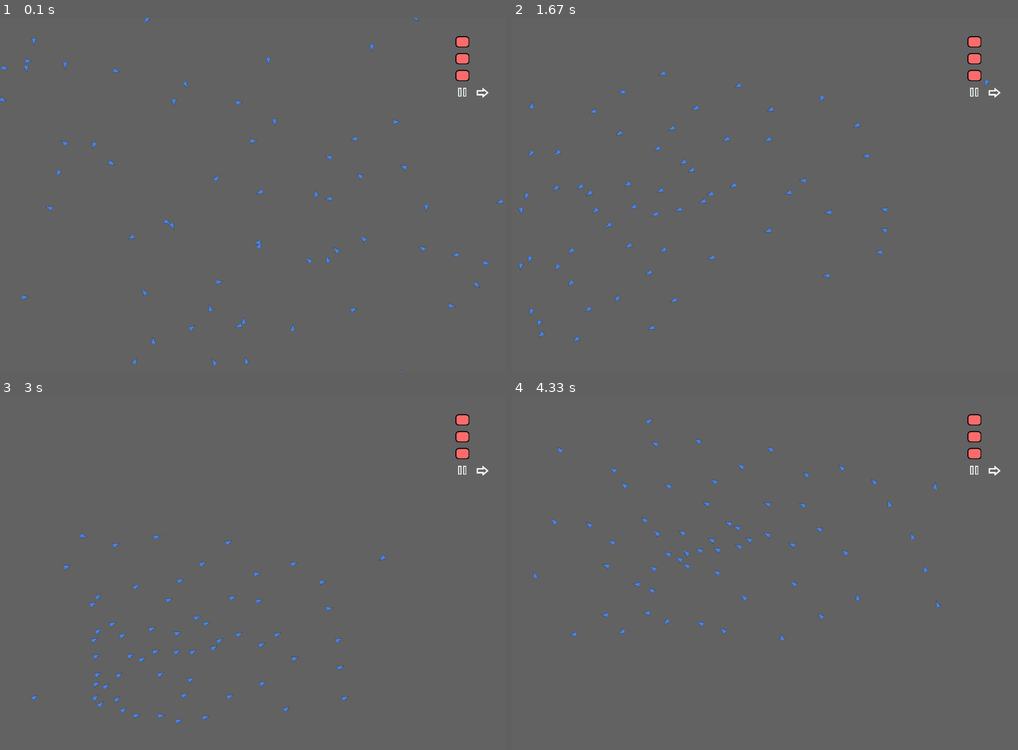
Above: before the commit, frames 1-4 (two rows, left to right).
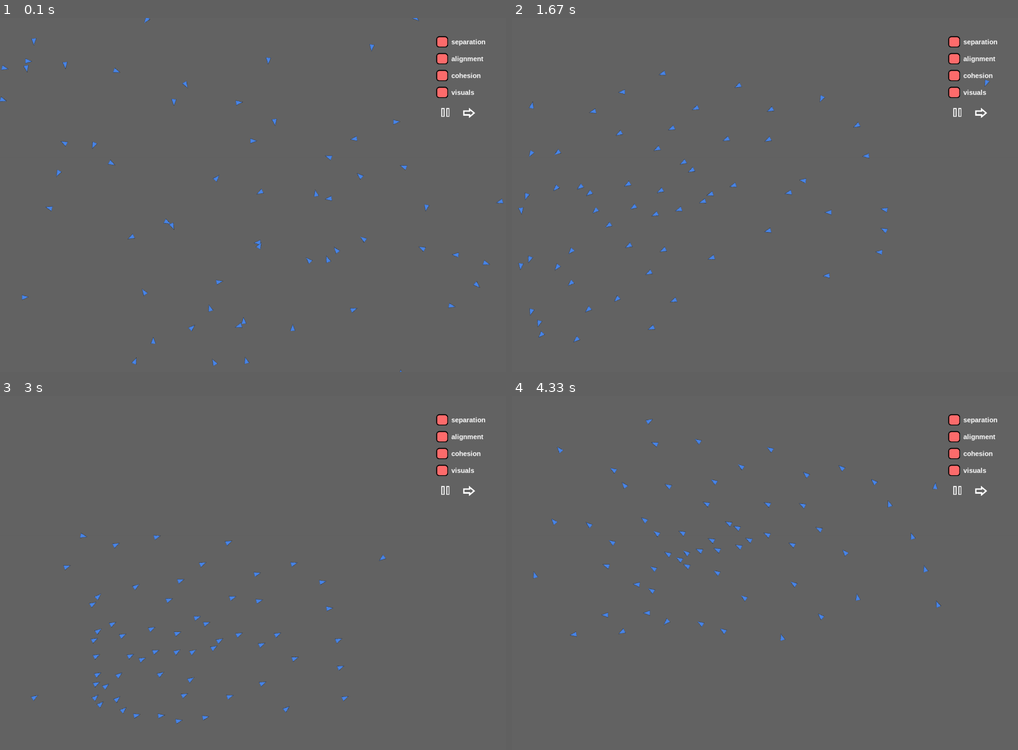
Above: after the commit, the same moments.

Repository: agmui/random_stuff
Game: pygame game, started from birbs/better_birbs/window.py
The game is run twice, just before and just after one commit, with the same random seed, the same clock (stepped at 60 frames per second) and the same inputs.
Inputs (mouse positions are in pixels of both pictures, inside the frame that each line leads up to):
- Up to frame 1 (0.1 s): no input
- Up to frame 2 (1.67 s): click (765, 195) at 0.38 s
- Up to frame 3 (3 s): no input
- Up to frame 4 (4.33 s): no input

The runs differ from the first frame. In frame 1, 0.8% of the frame differs, in the area x 86-97%, y 5-29%; in frame 2, 0.8%; in frame 3, 0.8%; in frame 4, 0.8%.

Commit message:
added text to gui

Diff:
--- a/birbs/better_birbs/birb.py
+++ b/birbs/better_birbs/birb.py
@@ -7,7 +7,7 @@
 WINDOW_WIDTH = 1500  # 800
 WINDOW_HEIGHT = 1050  # 690
 circlePos = 0, 0
-filters = [True, True, True]
+filters = [True, True, True, True]
 
 """
      90
--- a/birbs/better_birbs/window.py
+++ b/birbs/better_birbs/window.py
@@ -49,20 +49,27 @@
 def moveAllBirbs():
     for i in sprite_group:
         i.moveBy(birb.birb_list)
+        i.rotate(birb.birb_list)
         if viswals:
             for j in sight_group:
                 j.moveBy(birb.birb_list)
-        i.rotate(birb.birb_list)
+                j.rotate(birb.birb_list)
     # circle.rect.center = birb.circlePos  # ts------------
 
 
 class Gui(pygame.sprite.Sprite):
-    def __init__(self, image, altImg, scale, position):
+    def __init__(self, image, altImg, scale, position, text='', textPos=(45, 5)):
         pygame.sprite.Sprite.__init__(self)
         self.image = pygame.transform.scale(pygame.image.load(image), scale)
         self.altImg = pygame.transform.scale(pygame.image.load(altImg), scale) if altImg != False else 0
         self.mask = pygame.mask.from_surface(self.image)
         self.rect = self.image.get_rect(center=position)
+        if text != '':
+            self.font = pygame.font.SysFont("Arial", 20, bold=True)
+            self.textSurface = self.font.render(text, True, (255, 255, 255))
+            self.textRect = self.textSurface.get_rect(center=textPos)
+            self.image.blit(self.textSurface, textPos)
+            self.altImg.blit(self.textSurface, textPos)
 
     def touching_Mouse(self, pos):
         return self.rect.collidepoint(pos)
@@ -73,37 +80,41 @@
         self.image, self.altImg = self.altImg, self.image
 
 
-def init_gui():  # make pull down tab for gui
+# use pygme gui
+# multiple viswal sprite to make it accurate
+def init_gui():  # make pull down tab for gui and add sliders for speed and sight
     global buttons
-    separation_button = Gui(pressed_button, unpressed_button, (112 // 2 - 15, 97 // 2 - 15), (WINDOW_WIDTH - 130, 70))
-    alignment_button = Gui(pressed_button, unpressed_button, (112 // 2 - 15, 97 // 2 - 15), (WINDOW_WIDTH - 130, 120))
-    cohesion_button = Gui(pressed_button, unpressed_button, (112 // 2 - 15, 97 // 2 - 15), (WINDOW_WIDTH - 130, 170))
-    pause_button = Gui(pause, play, (68 // 2 - 10, 73 // 2 - 10), (WINDOW_WIDTH - 130, 220))
-    step_button = Gui(step, False, (70 // 2, 58 // 2), (WINDOW_WIDTH - 70, 221))
-    buttons = [separation_button, alignment_button, cohesion_button, pause_button, step_button]
+    separation_button = Gui(pressed_button, unpressed_button, (155, 33), (WINDOW_WIDTH - 130, 70), "separation")
+    alignment_button = Gui(pressed_button, unpressed_button, (155, 33), (WINDOW_WIDTH - 130, 120), "alignment")
+    cohesion_button = Gui(pressed_button, unpressed_button, (155, 33), (WINDOW_WIDTH - 130, 170), "cohesion")
+    visuals_button = Gui(pressed_button, unpressed_button, (155, 33), (WINDOW_WIDTH - 130, 220), "visuals")
+    pause_button = Gui(pause, play, (24, 26), (WINDOW_WIDTH - 180, 280))
+    step_button = Gui(step, False, (35, 29), (WINDOW_WIDTH - 110, 281))
+    buttons = [separation_button, alignment_button, cohesion_button, visuals_button, pause_button, step_button]
     for i in buttons:
         gui_group.add(i)
 
 
 def gui():
-    global play, step
+    global play, step, viswals
     for count, i in enumerate(buttons):
         if i.touching_Mouse(pygame.mouse.get_pos()):
             i.change()
             if count < 3:
                 birb.filters[count] = not birb.filters[count]
             elif count == 3:
+                viswals = not viswals
+            elif count == 4:
                 play = not play
             else:
                 step = True
 
 
 birb.init()
-#birb.ts()
-#birb.test()
+# birb.ts()
+# birb.test()
 num_of_birbs = birb.num_of_birbs
 pygame.init()
-pygame.font.init()
 SURFACE = pygame.HWSURFACE | pygame.DOUBLEBUF
 window = pygame.display.set_mode((WINDOW_WIDTH, WINDOW_HEIGHT), SURFACE)
 
@@ -114,9 +125,6 @@
 for i in range(num_of_birbs):
     b = Sprite(birb_pic, i)
     sprite_group.add(b)
-    if viswals:
-        s = Sprite(sight, i)
-        sight_group.add(s)
 # -------ts
 # circle = Sprite(circle)
 # sprite_group.add(circle)
@@ -140,23 +148,28 @@
             elif event.key == pygame.K_p:
                 play = not play
 
-    Mouse_x, Mouse_y = pygame.mouse.get_pos()# remove all ts stuff like the mouse
+    Mouse_x, Mouse_y = pygame.mouse.get_pos()  # remove all ts stuff like the mouse
     if step or play:
         birb.main(Mouse_x, Mouse_y)
         moveAllBirbs()
 
     # Repaint the screen
+    if viswals:
+        sprite_group[0].image = pygame.image.load(birb_touch).convert_alpha()  # fix
+        sight_group.update()
+        if len(sight_group) == 0:
+            s = Sprite(sight, i)
+            s.image = pygame.transform.scale(s.image, (birb.sight_radius, birb.sight_radius))
+            sight_group.add(s)
     sprite_group.update()  # re-position the game sprites
     gui_group.update()
-    if viswals:
-        sight_group.update()
     window.fill((100, 100, 100))
 
+    if viswals:  # somehow order sight to back to not cover the birbs--------------------------------------------
+        sight_group.draw(window)
     sprite_group.draw(window)  # draw the game sprites
     gui_group.draw(window)
 
-    if viswals:  # somehow order sight to back to not cover the birbs--------------------------------------------
-        sight_group.draw(window)
     step = False
 
     pygame.display.flip()
Binary file changed: birbs/better_birbs/assets/pressed_button.png
Binary file changed: birbs/better_birbs/assets/unpressed_button.png
